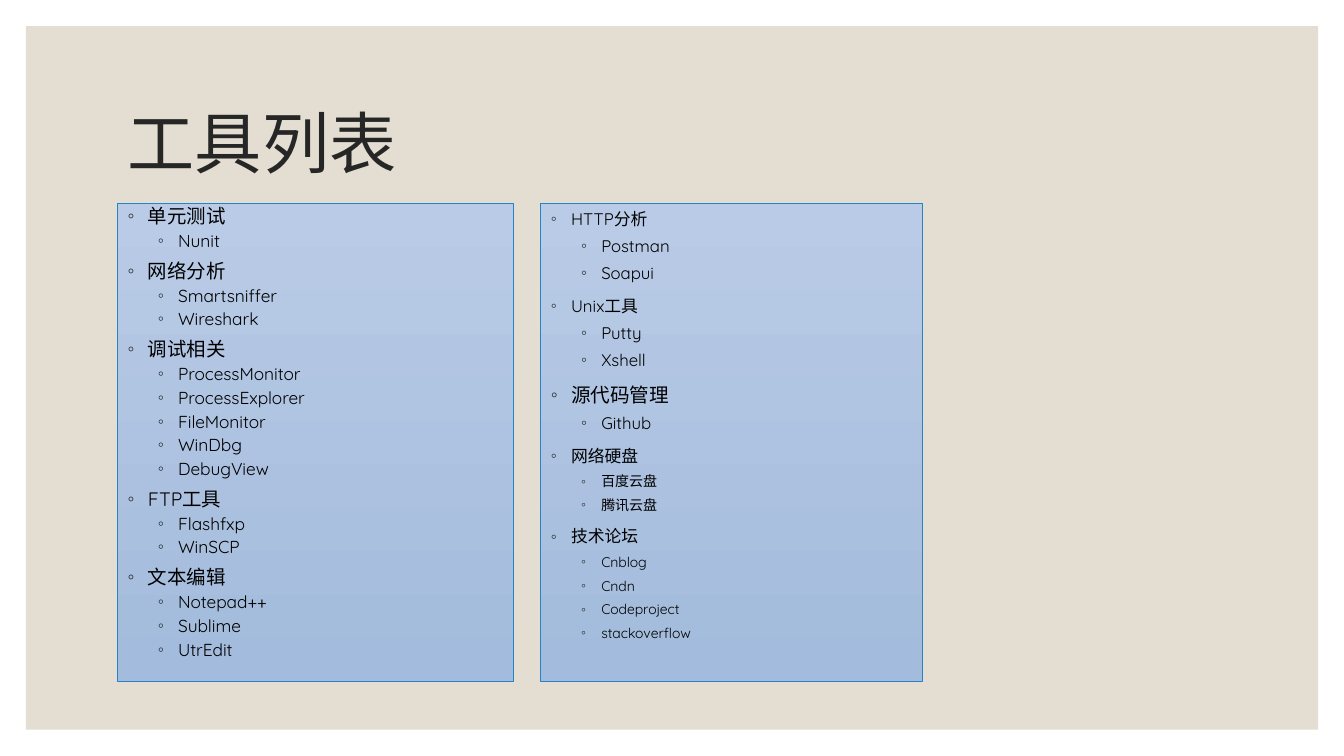
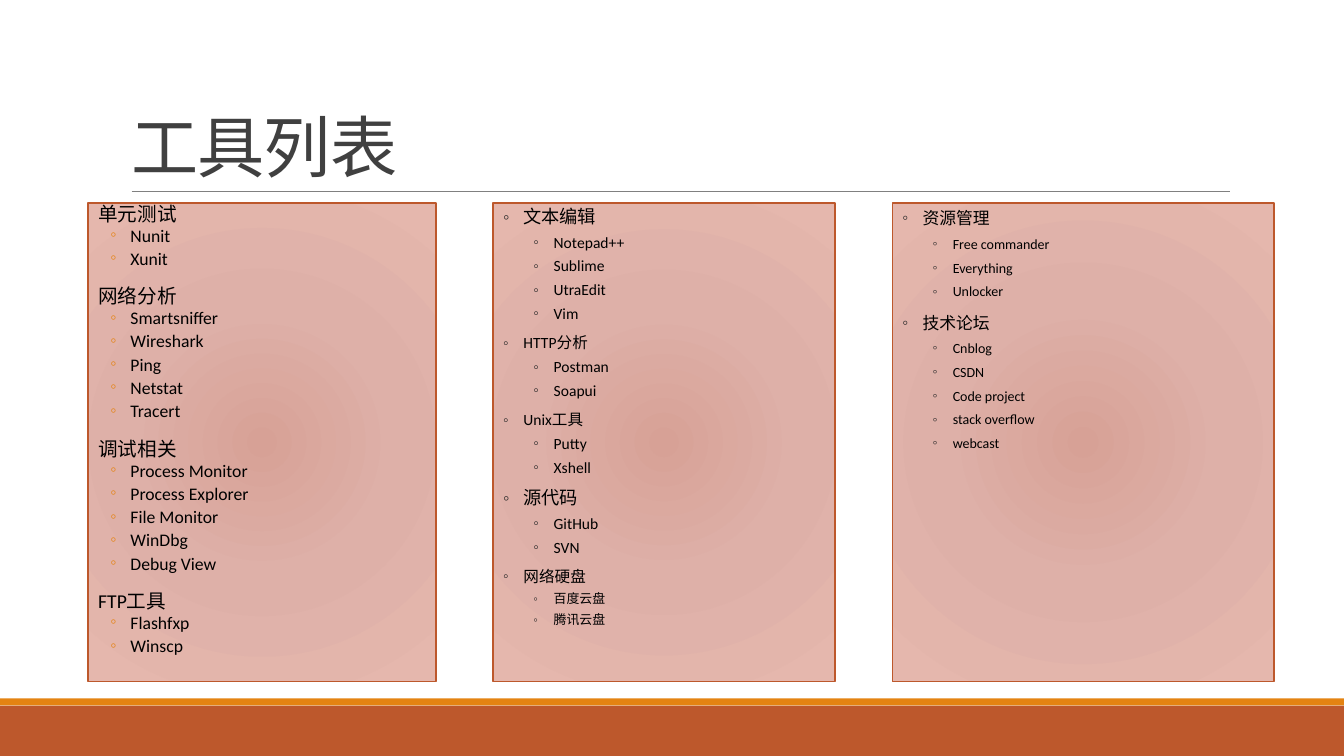
Before and after one commit to xhu218/HelloWorld, a slide deck: slide 4 of MyCProgram/周会PPT/开发经验分享.pptx (slide 2 before the commit). Drawn at 1344x756 pixels with LibreOffice and Linux fonts; fonts in the diff are those of the drawing. Boxes give left, top, right and bottom in pixels: in the first picture for what was removed or moved away, otherwise in the second. Text is boxed around its words. In the diff, an @@ line names an element or a change of style, - is before the commit and + after.

```diff
--- a/MyCProgram/周会PPT/开发经验分享.pptx
+++ b/MyCProgram/周会PPT/开发经验分享.pptx
@@ rectangle removed at <box>26,26,1319,730</box> @@
@@ title "工具列表" at <box>131,115,398,178</box>: font Quicksand to Calibri, text colour #262626 to #404040, letter spacing 0 to -0.5 pt; line spacing 0.9 to 0.85; vertical alignment middle to bottom @@
@@ text "单元测试" at <box>88,204,436,683</box>: fill gradient #BACCE6 to #A3BBDC to #99B4D9 to gradient #D7A197 to #DEB1A8 to #E6B7AE; outline #2683C6 0.5 pt to #BD582C 1 pt @@
@@ text "单元测试": place and size @@
-text "单元测试" at <box>118,204,514,683</box>
+text "单元测试" at <box>88,204,436,683</box>
@@ text at <box>98,201,218,632</box>: size 13.9 to 14 pt in "单元测试", "网络分析", "调试相关", "FTP工具"; font Quicksand to Calibri in "单元测试", "Nunit", "网络分析", "Smartsniffer" and 5 more places; size 12.4 to 12.6 pt in "Nunit", "Smartsniffer", "Wireshark", "WinDbg" and 1 more places; bullet ◦ to  ; line spacing 0.8 to 0.7; more space between paragraphs; bullet colour #262626 to #E48312; indent changed @@
@@ line added from (132, 192) to (1231, 192), #808080 0.5 pt @@
@@ rectangle "文本编辑": place and size @@
-rectangle "文本编辑" at <box>540,204,923,683</box>
+rectangle "文本编辑" at <box>493,204,835,683</box>
@@ rectangle "文本编辑" at <box>493,204,835,683</box>: fill gradient #BACCE6 to #A3BBDC to #99B4D9 to gradient #D7A197 to #DEB1A8 to #E6B7AE; outline #2683C6 0.5 pt to #BD582C 1 pt @@
@@ text in rectangle at <box>523,207,625,319</box>: paragraphs added @@
+◦ 文本编辑
+  ◦ Notepad++
+  ◦ Sublime
+  ◦ UtraEdit
+  ◦ Vim
@@ rectangle added at <box>892,204,1274,683</box>, fill gradient #D7A197 to #DEB1A8 to #E6B7AE, outline #BD582C 1 pt, 10 pt, text #000000 @@
+◦ 资源管理
+  ◦ Free commander
+  ◦ Everything
+  ◦ Unlocker
+◦ 技术论坛
+  ◦ Cnblog
+  ◦ CSDN
+  ◦ Code project
+  ◦ stack overflow
+  ◦ webcast
@@ text at <box>130,253,167,265</box>: paragraph added @@
+  ◦ Xunit
@@ text at <box>130,359,183,417</box>: paragraphs added @@
+  ◦ Ping
+  ◦ Netstat
+  ◦ Tracert
@@ text in rectangle at <box>523,335,609,625</box>: size 12 to 11.1 pt in "HTTP分析", "Postman", "Soapui", "Unix工具" and 3 more places; font Quicksand to Calibri in "HTTP分析", "Postman", "Soapui", "Unix工具" and 5 more places; size 10 to 9.2 pt in "百度云盘", "腾讯云盘"; line spacing 1 to 0.9 @@
@@ text at <box>130,465,249,523</box>: text changed; size 12.4 to 12.6 pt; font Quicksand to Calibri @@
-  ◦ ProcessMonitor
-  ◦ ProcessExplorer
-  ◦ FileMonitor
+  ◦ Process Monitor
+  ◦ Process Explorer
+  ◦ File Monitor
@@ text in rectangle at <box>523,489,599,553</box>: text changed; size 12 to 11.1 pt; font Quicksand to Calibri @@
-◦ 源代码管理
-  ◦ Github
+◦ 源代码
+  ◦ GitHub
+  ◦ SVN
@@ text in rectangle at <box>571,528,691,638</box>: paragraphs removed @@
-◦ 技术论坛
-  ◦ Cnblog
-  ◦ Cndn
-  ◦ Codeproject
-  ◦ stackoverflow
@@ text at <box>130,557,216,573</box>: text changed; size 12.4 to 12.6 pt; font Quicksand to Calibri @@
-  ◦ DebugView
+  ◦ Debug View
@@ text at <box>130,640,183,655</box>: text changed; size 12.4 to 12.6 pt; font Quicksand to Calibri @@
-  ◦ WinSCP
-◦ 文本编辑
-  ◦ Notepad++
-  ◦ Sublime
-  ◦ UtrEdit
+  ◦ Winscp
@@ rectangle added at <box>0,706,1344,756</box>, fill #BD582C @@
@@ rectangle added at <box>0,699,1344,706</box>, fill #E48312 @@
```
Also in this commit, not shown: 1 other slide changed, 6 slides added, 1 slide removed.
